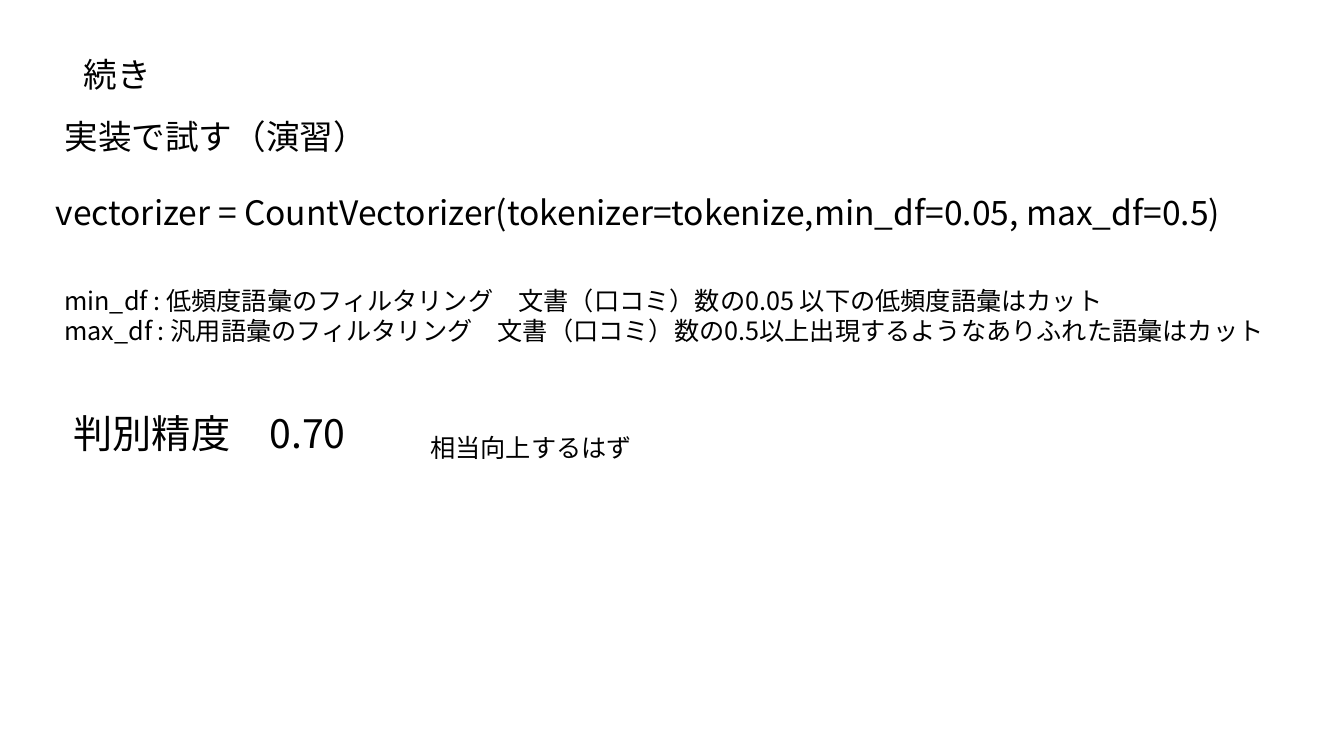
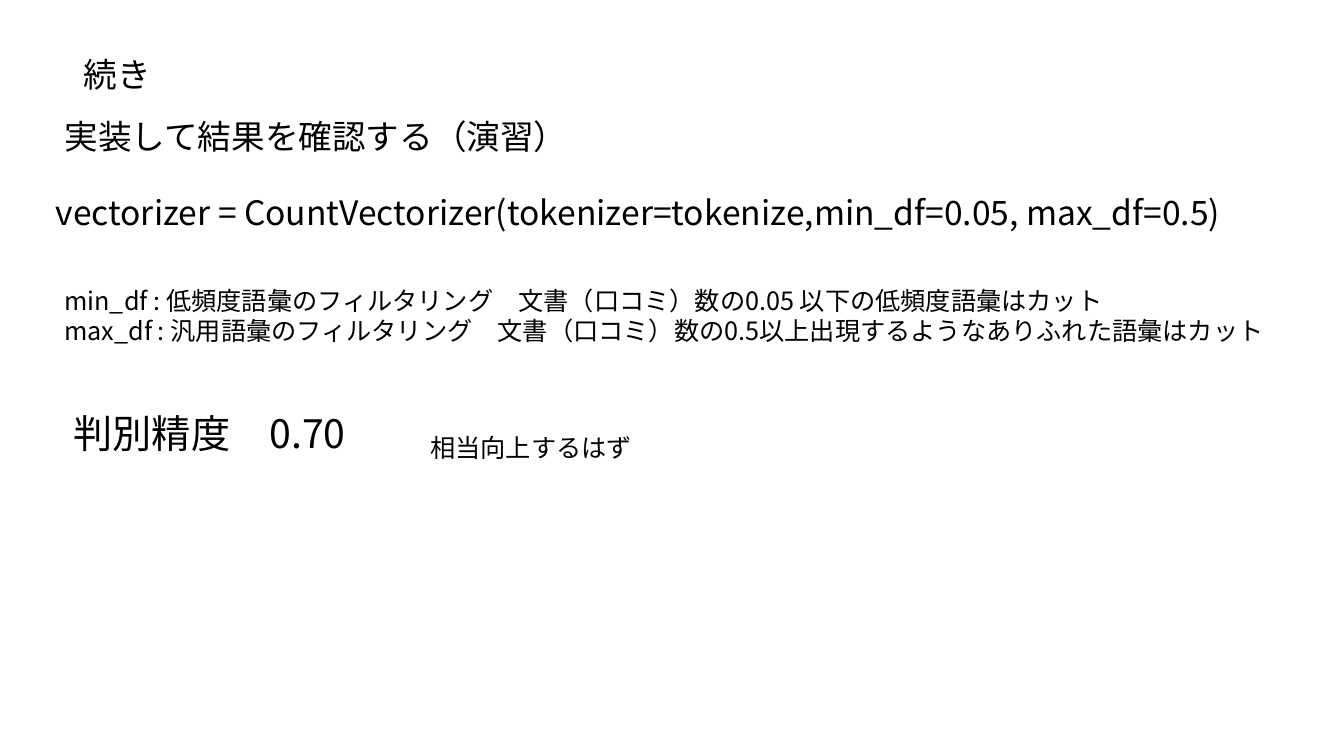
Before and after one commit to ueharaLab/NLP_4-Classifier, a slide deck: slide 10 of NLP_4 Classifier.pptx. Drawn at 1344x756 pixels with LibreOffice and Linux fonts; fonts in the diff are those of the drawing. Boxes give left, top, right and bottom in pixels: in the first picture for what was removed or moved away, otherwise in the second. Text is boxed around its words. In the diff, an @@ line names an element or a change of style, - is before the commit and + after.

```diff
--- a/NLP_4 Classifier.pptx
+++ b/NLP_4 Classifier.pptx
@@ text at (x1=64, y1=120, x2=567, y2=152): text changed @@
-実装で試す（演習）
+実装して結果を確認する（演習）
```
Also in this commit, not shown: 3 other slides changed.
